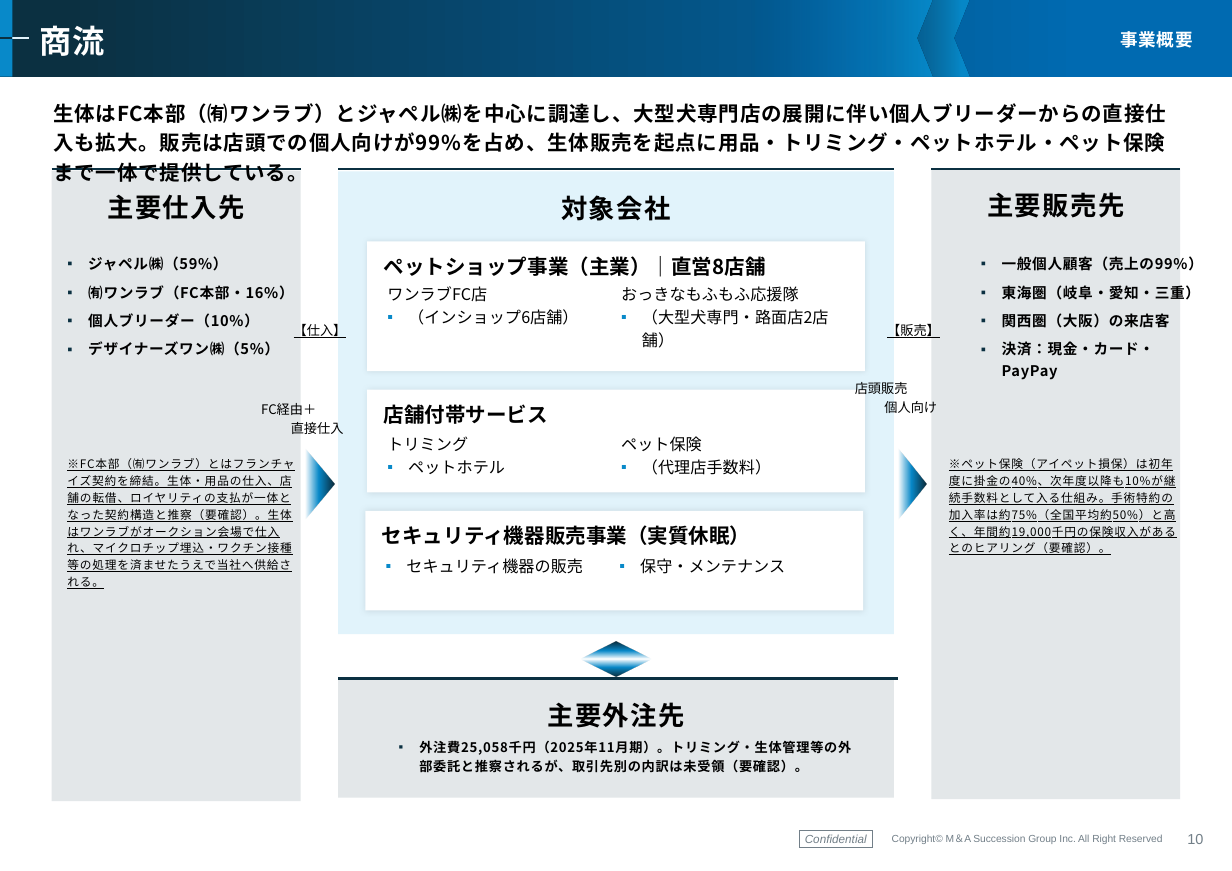
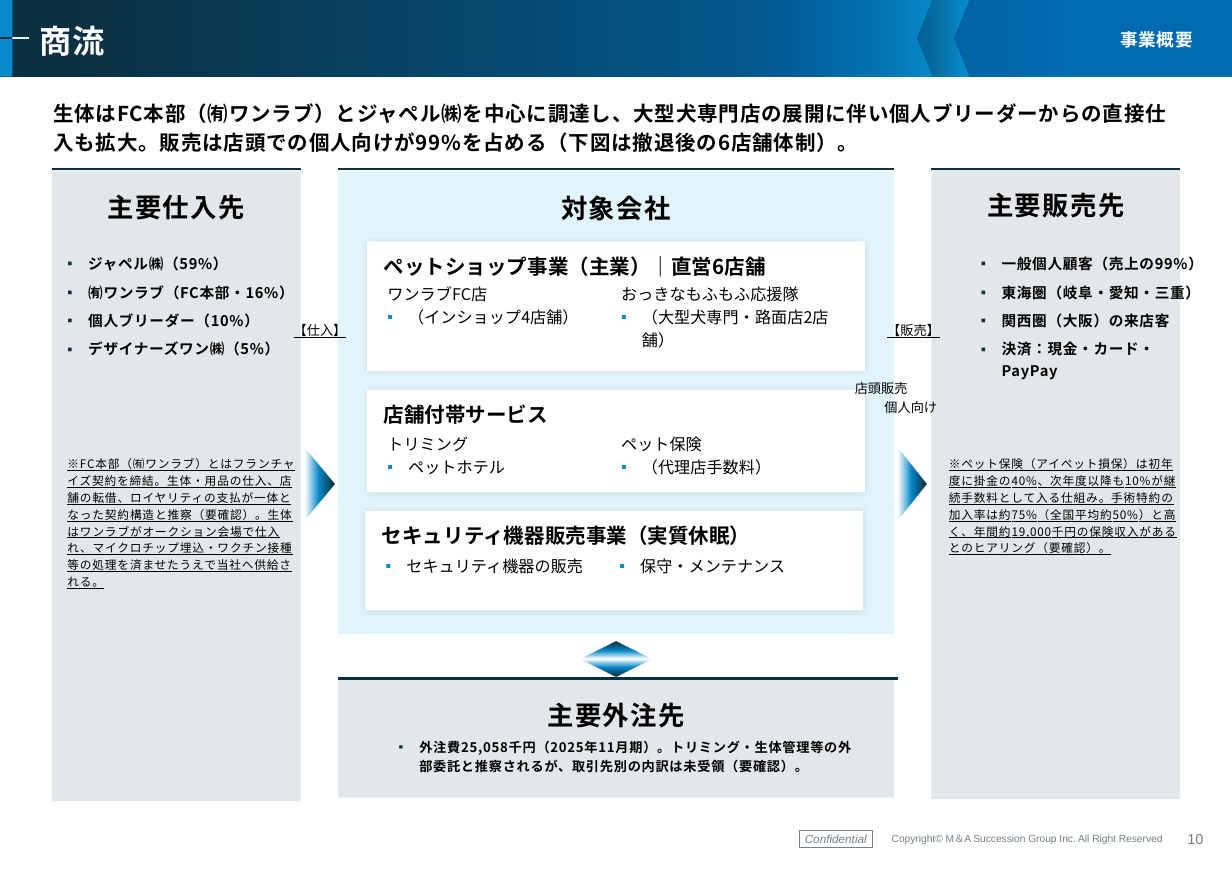
Before and after one commit to keisuketagaito/github-1st, a slide deck: slide 11 of LUXAS株式会社/企業概要書_LUXAS株式会社_20260923.pptx. Drawn at 1232x871 pixels with LibreOffice and Linux fonts; fonts in the diff are those of the drawing; background and template pictures are left out. Boxes give left, top, right and bottom in pixels: in the first picture for what was removed or moved away, otherwise in the second. Text is boxed around its words. In the diff, an @@ line names an element or a change of style, - is before the commit and + after.

```diff
--- a/LUXAS株式会社/企業概要書_LUXAS株式会社_20260923.pptx
+++ b/LUXAS株式会社/企業概要書_LUXAS株式会社_20260923.pptx
@@ subtitle at bbox=[53, 103, 1166, 152]: text changed @@
-生体はFC本部（㈲ワンラブ）とジャペル㈱を中心に調達し、大型犬専門店の展開に伴い個人ブリーダーからの直接仕入も拡大。販売は店頭での個人向けが99%を占め、生体販売を起点に用品・トリミング・ペットホテル・ペット保険まで一体で提供している。
+生体はFC本部（㈲ワンラブ）とジャペル㈱を中心に調達し、大型犬専門店の展開に伴い個人ブリーダーからの直接仕入も拡大。販売は店頭での個人向けが99%を占める（下図は撤退後の6店舗体制）。
@@ text in rectangle at bbox=[384, 256, 766, 277]: text changed @@
-ペットショップ事業（主業）｜直営8店舗
+ペットショップ事業（主業）｜直営6店舗
@@ text at bbox=[387, 286, 578, 325]: text changed @@
-▪ ワンラブFC店
-  （インショップ6店舗）
+▪ ワンラブFC店
+  （インショップ4店舗）
@@ text removed at bbox=[261, 403, 344, 434] @@
-FC経由＋
-直接仕入
```
Also in this commit, not shown: 4 other slides changed, 7 other files.
